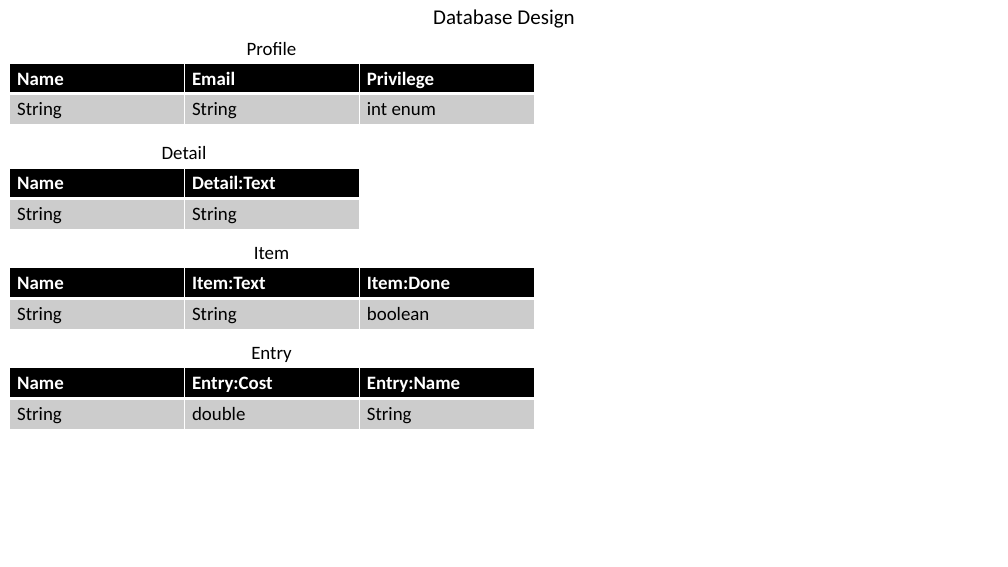
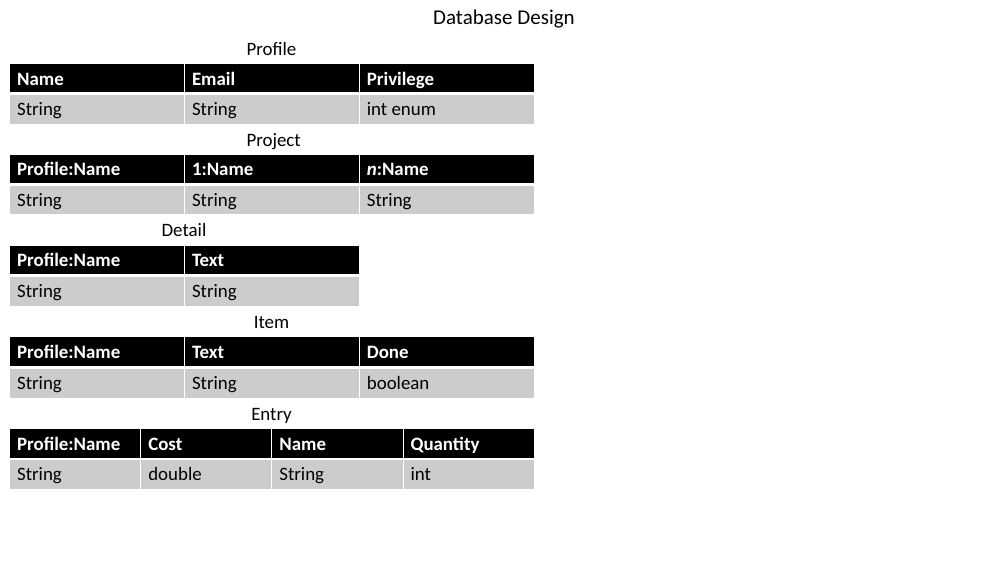
Before and after one commit to dgreen29/Creative-Tech-Brains, a slide deck: slide 11 of documentation/AppDesign.pptx. Drawn at 1008x567 pixels with LibreOffice and Linux fonts; fonts in the diff are those of the drawing. Boxes give left, top, right and bottom in pixels: in the first picture for what was removed or moved away, otherwise in the second. Text is boxed around its words. In the diff, an @@ line names an element or a change of style, - is before the commit and + after.

```diff
--- a/documentation/AppDesign.pptx
+++ b/documentation/AppDesign.pptx
@@ text added at [247,133,301,150], 18 pt, text #000000 @@
+Project
@@ table added at [10,154,534,215], 2 rows, 3 columns @@
+Profile:Name | 1:Name | n:Name
+String | String | String
@@ text "Detail": place and size @@
-text "Detail" at [162,146,207,159]
+text "Detail" at [162,223,207,236]
@@ table: place and size @@
-table at [10,168,359,229]
+table at [10,245,359,306]
@@ table at [10,245,359,306] @@
-row 1, column 1: Name
+row 1, column 1: Profile:Name
-row 1, column 2: Detail:Text
+row 1, column 2: Text
@@ text "Item": place and size @@
-text "Item" at [254,247,289,259]
+text "Item" at [254,316,289,328]
@@ table: place and size @@
-table at [10,268,534,329]
+table at [10,337,534,399]
@@ table at [10,337,534,399] @@
-row 1: Name | Item:Text | Item:Done
+row 1: Profile:Name | Text | Done
@@ text "Entry": place and size @@
-text "Entry" at [251,347,291,362]
+text "Entry" at [251,408,291,423]
@@ table: place and size @@
-table at [10,368,534,429]
+table at [10,429,533,490]
@@ table at [10,429,533,490] @@
+column 1: Profile:Name | String
+column 2: Cost | double
-column 2: Entry:Cost | double
-column 3: Entry:Name | String
+column 4: Quantity | int
```
Also in this commit, not shown: 5 other files.
